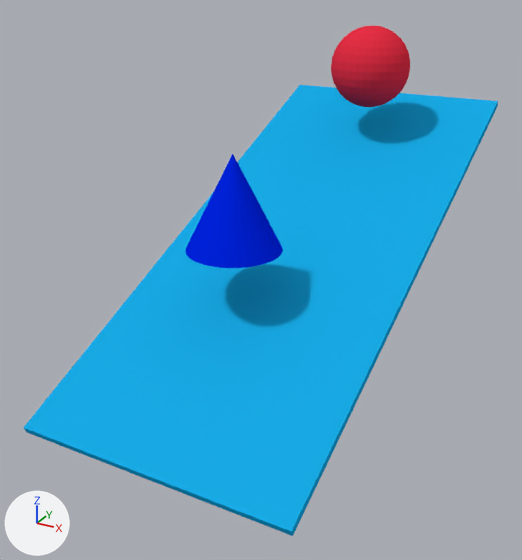
Renders of the Blender file android/assets/entities/testScene/testScene.blend from each side of a commit.
Before and after are seen from a 50 mm lens placed at (6.62, -6.5, 8.56), pointed at (-0.69, 6.78, 1.92). The lights are fixed; the arrows at lower left show +X, +Y and +Z.

Names of what the first picture shows: 'cone_model', 'ramp_model', 'sphere_model'.
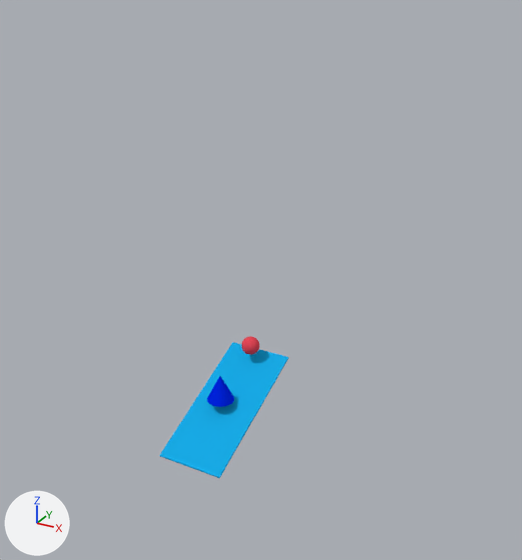
Patch to the scene script:
```diff
--- a/android/assets/entities/testScene/testScene.blend.py
+++ b/android/assets/entities/testScene/testScene.blend.py
@@ mat_material_003 @@
+mat_material_003 = diffuse_material('Material.003')
+mat_material_003.base_color = (0.8, 0.067, 0.0974)  # red #e74958
@@ me_ramp_model @@
 me_ramp_model.from_pydata(...)  # 8 vertices, 6 faces; spans x -2.93..2.93, y -6.53..6.53, z -0.08..0.08
 # used by ob_ramp_model
+# me_ramp_model part 3: the whole mesh is scaled about its middle by 0.243
 me_ramp_model.materials.append(mat_material)
@@ me_sphere_model @@
 # used by ob_sphere_model
-me_sphere_model.from_pydata(...)  # 482 vertices, 512 faces; spans x -1.0..1.0, y -1.0..1.0, z -1.0..1.0
-me_sphere_model.materials.append(mat_material_002)  # red #e73045
+me_sphere_model.from_pydata(...)  # 482 vertices, 512 faces; spans x -0.2..0.2, y -0.2..0.2, z -0.2..0.2
+# me_sphere_model part 1: 482 vertices removed from x -1.0..1.0, y -1.0..1.0, z -1.0..1.0
+# me_sphere_model part 2: 482 vertices added at x -0.2..0.2, y -0.2..0.2, z -0.2..0.2, forming a UV sphere (32 segments, 16 rings, poles along z)
+me_sphere_model.materials.append(mat_material_003)  # red #e74958
@@ me_cone_model @@
 me_cone_model.from_pydata(...)  # 33 vertices, 33 faces; spans x -1.0..1.0, y -1.0..1.0, z -1.0..1.0
 # used by ob_cone_model
+# me_cone_model part 4: the whole mesh is scaled about its middle by 0.289
 me_cone_model.materials.append(mat_material_001)
@@ ob_ramp_model @@
 ob_ramp_model = bpy.data.objects.new('ramp_model', me_ramp_model)
-ob_ramp_model.location = (-0.23, 7.7, 2.62)
+ob_ramp_model.location = (-0.28, 4.54, -0.02)
 ob_ramp_model.rotation_euler = (0.389, 0.0, 0.0)  # degrees (22, 0, 0)
@@ ob_sphere_model @@
 ob_sphere_model = bpy.data.objects.new('sphere_model', me_sphere_model)
-ob_sphere_model.location = (-0.15, 11.6, 6.12)
+ob_sphere_model.location = (-0.33, 5.65, 0.86)
@@ ob_cone_model @@
 ob_cone_model = bpy.data.objects.new('cone_model', me_cone_model)
-ob_cone_model.location = (-0.56, 5.4, 4.16)
+ob_cone_model.location = (-0.37, 4.45, 0.44)
```

Location of each change, [x1, y1, x2, y2] in pixels of the pictures (522 x 560 px):
'ramp_model', mesh rescaled, moved (73% narrower, 70% shorter): before [23, 85, 498, 536]; after [160, 342, 289, 478]
'cone_model', mesh rescaled, moved (72% narrower, 72% shorter): before [185, 154, 283, 268]; after [207, 376, 234, 407]
'sphere_model', reshaped, moved: before [331, 26, 410, 107]; after [242, 336, 260, 355]
part 1 of me_sphere_model, deleted (red): before [331, 26, 410, 107]
part 2 of me_sphere_model, added: after [242, 336, 260, 355]
